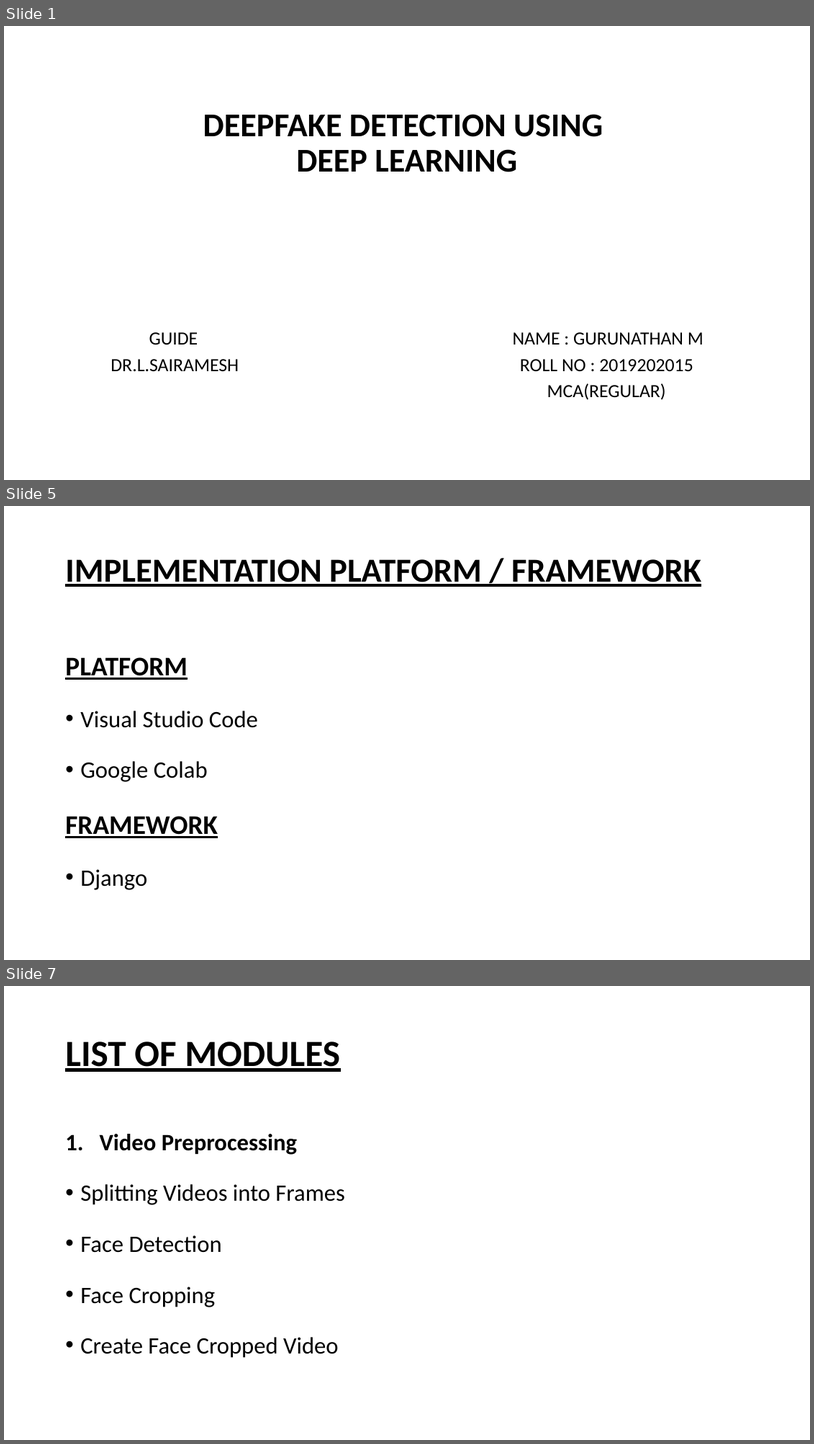
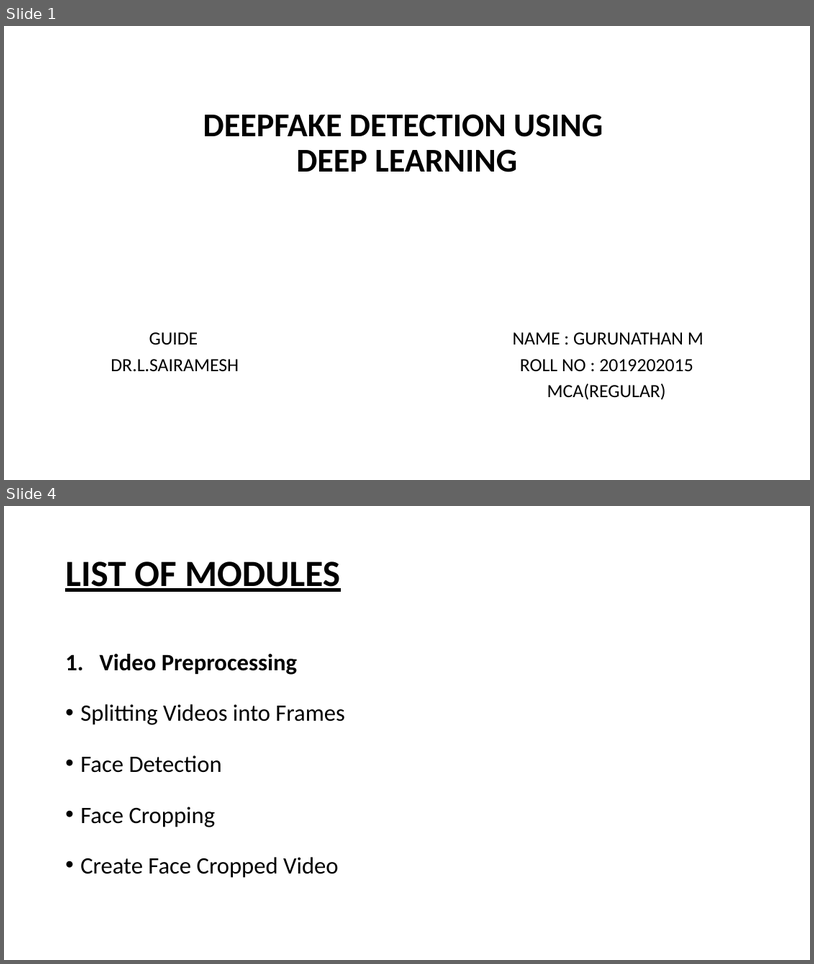
Before and after one commit to gurukms07/deepfakedetection, a slide deck: Second_Review/DEEPFAKE DETECTION2.pptx. Shown one above the other, each under a label of ours: slides 1, 5 and 7 before the commit, slides 1 and 4 after it; the slides between them are not shown. The pictures are 814x1444 and 814x964 pixels, drawn with LibreOffice and Linux fonts; fonts in the diff are those of the drawing. Boxes give left, top, right and bottom in pixels: in the first picture for what was removed or moved away, otherwise in the second. Text is boxed around its words. In the diff, an @@ line names an element or a change of style, - is before the commit and + after.

```diff
--- a/Second_Review/DEEPFAKE DETECTION2.pptx
+++ b/Second_Review/DEEPFAKE DETECTION2.pptx
@@ slide 5 removed at [4, 506, 810, 960], background #FFFFFF @@
@@ title removed at [65, 559, 702, 587] @@
-IMPLEMENTATION PLATFORM / FRAMEWORK
@@ text removed at [65, 657, 258, 890] @@
-PLATFORM
-• Visual Studio Code
-• Google Colab
-FRAMEWORK
-• Django
@@ what was slide 7 is now slide 4 @@
```
Also in this commit, not shown: 8 slides changed, 2 slides added, 2 other slides removed.
